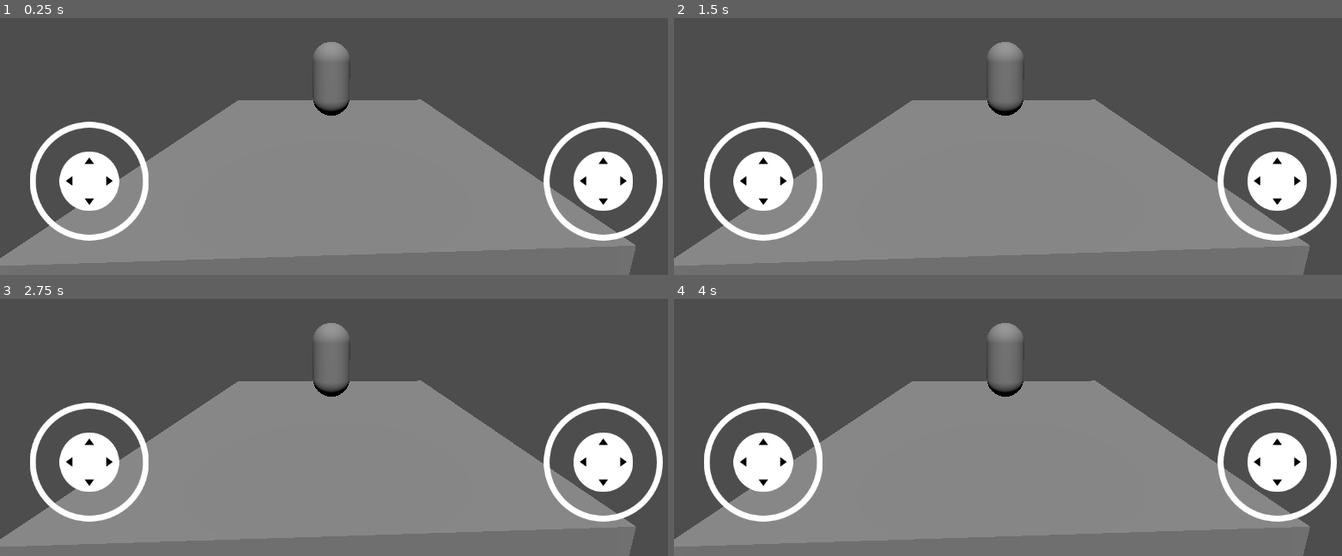
Above: before the commit, frames 1-4 (two rows, left to right).
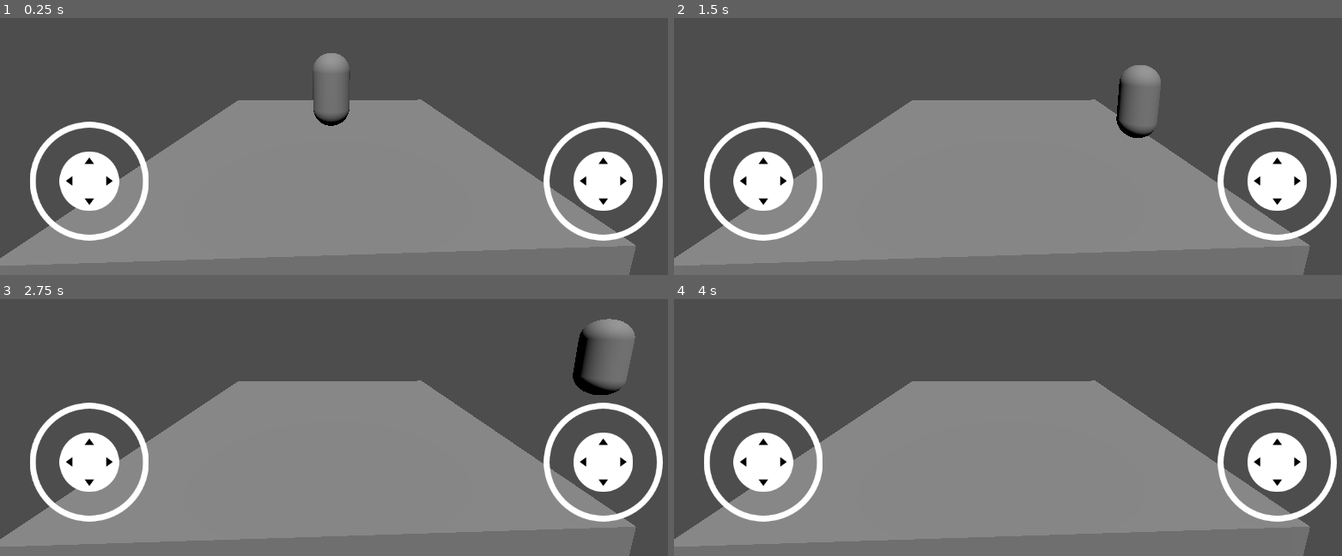
Above: after the commit, the same moments.

Repository: kpk-i710/my3d
Game: Godot game, scene res://main.tscn
Same seed, same stepped clock (60 frames per second), same inputs: the game is played once before the commit and once after it.
Inputs (mouse positions are in pixels of both pictures, inside the frame that each line leads up to):
- Up to frame 1 (0.25 s): no input
- Up to frame 2 (1.5 s): tap Enter (ui_accept) at 0.5, 0.6, 0.77, 1.07 s; move the mouse to (1168, 64) at 0.52 s; hold Right (ui_right) 0.53-1.25 s; click (1168, 64) at 0.67 s; drag from (881, 102) to (981, 159) at 1.27 s
- Up to frame 3 (2.75 s): tap Enter (ui_accept) at 2, 2.1 s; move the mouse to (outside the picture) at 2.02 s; hold Right (ui_right) from 2.03 s (still down)
- Up to frame 4 (4 s): release Right (ui_right) at 2.75 s; drag from (981, 440) to (814, 306) at 2.77 s; move the mouse to (1221, 422) at 3.52 s; hold Left (ui_left) from 3.53 s (still down); tap Enter (ui_accept) at 3.6, 3.77 s

The runs differ from the first frame. In frame 1, 0.7% of the frame differs, in the area x 46-53%, y 9-42%; in frame 2, 2.2%; in frame 3, 2.6%, in the area x 46-96%, y 7-38%; in frame 4, 1.1%.

Commit message:
added left joystic right work

Diff:
--- /dev/null
+++ b/character_body_3d.gd
@@ -0,0 +1,28 @@
+extends CharacterBody3D
+
+
+const SPEED = 5.0
+const JUMP_VELOCITY = 4.5
+
+
+func _physics_process(delta: float) -> void:
+	# Add the gravity.
+	if not is_on_floor():
+		velocity += get_gravity() * delta
+
+	# Handle jump.
+	if Input.is_action_just_pressed("ui_accept") and is_on_floor():
+		velocity.y = JUMP_VELOCITY
+
+	# Get the input direction and handle the movement/deceleration.
+	# As good practice, you should replace UI actions with custom gameplay actions.
+	var input_dir := Input.get_vector("ui_left", "ui_right", "ui_up", "ui_down")
+	var direction := (transform.basis * Vector3(input_dir.x, 0, input_dir.y)).normalized()
+	if direction:
+		velocity.x = direction.x * SPEED
+		velocity.z = direction.z * SPEED
+	else:
+		velocity.x = move_toward(velocity.x, 0, SPEED)
+		velocity.z = move_toward(velocity.z, 0, SPEED)
+
+	move_and_slide()
--- a/character_body_3d.tscn
+++ b/character_body_3d.tscn
@@ -1,10 +1,13 @@
-[gd_scene load_steps=3 format=3 uid="uid://bdoxetlin0o1x"]
+[gd_scene load_steps=4 format=3 uid="uid://bdoxetlin0o1x"]
+
+[ext_resource type="Script" path="res://character_body_3d.gd" id="1_da122"]
 
 [sub_resource type="CapsuleMesh" id="CapsuleMesh_k3bru"]
 
 [sub_resource type="CapsuleShape3D" id="CapsuleShape3D_yxvcx"]
 
 [node name="CharacterBody3D" type="CharacterBody3D"]
+script = ExtResource("1_da122")
 
 [node name="MeshInstance3D" type="MeshInstance3D" parent="."]
 mesh = SubResource("CapsuleMesh_k3bru")
--- a/main.tscn
+++ b/main.tscn
@@ -52,7 +52,7 @@
 shape = SubResource("BoxShape3D_q18hn")
 
 [node name="CharacterBody3D" parent="." instance=ExtResource("2_2i8sk")]
-transform = Transform3D(1, 0, 0, 0, 1, 0, 0, 0, 1, 0, 2.07025, 0)
+transform = Transform3D(-0.997304, 0, 0.0733774, 0, 1, 0, -0.0733774, 0, -0.997304, 0, 2.07025, 0)
 
 [node name="DirectionalLight3D" type="DirectionalLight3D" parent="."]
 transform = Transform3D(1, 0, 0, 0, -0.55467, 0.83207, 0, -0.83207, -0.55467, 0, 7.93451, 0)
